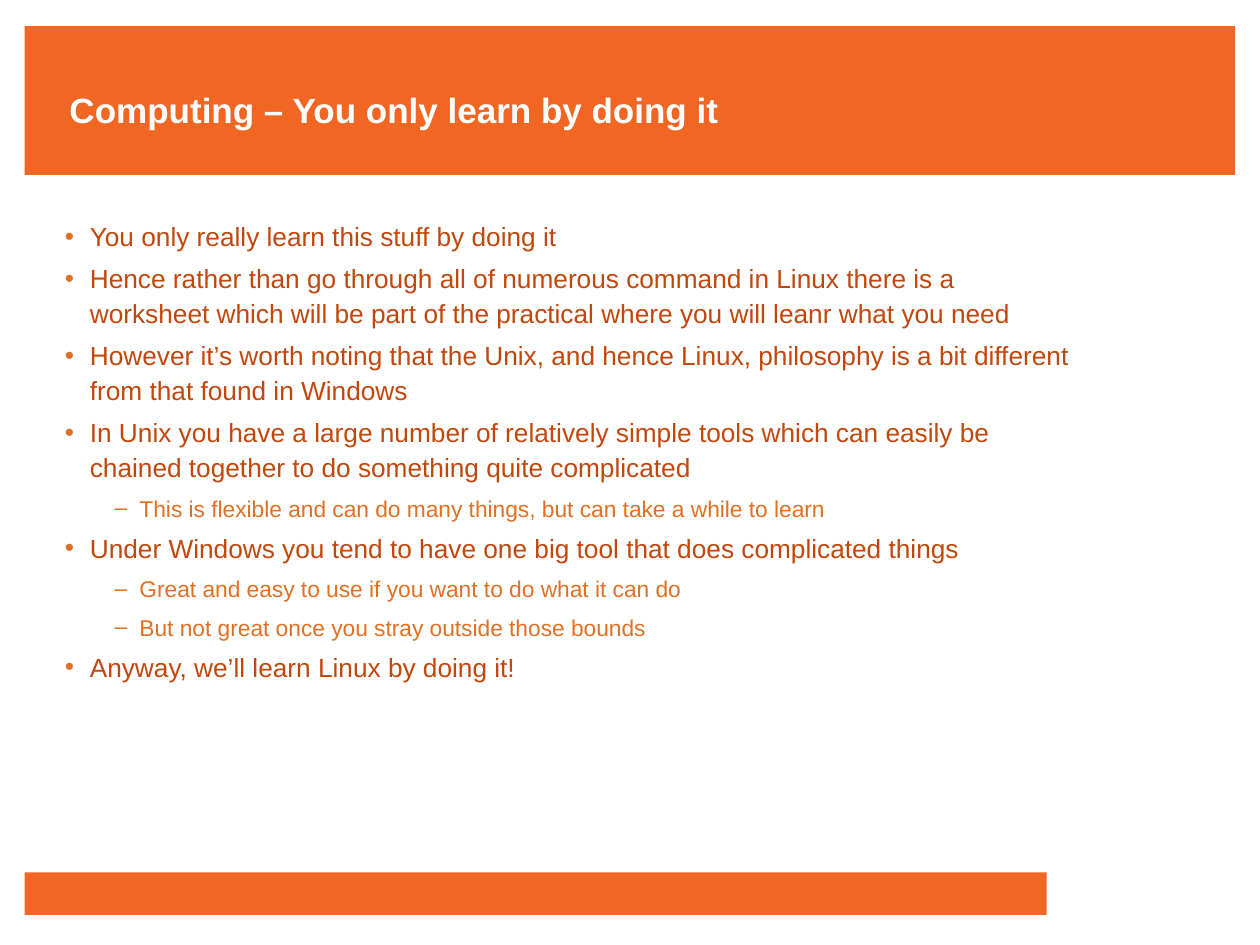
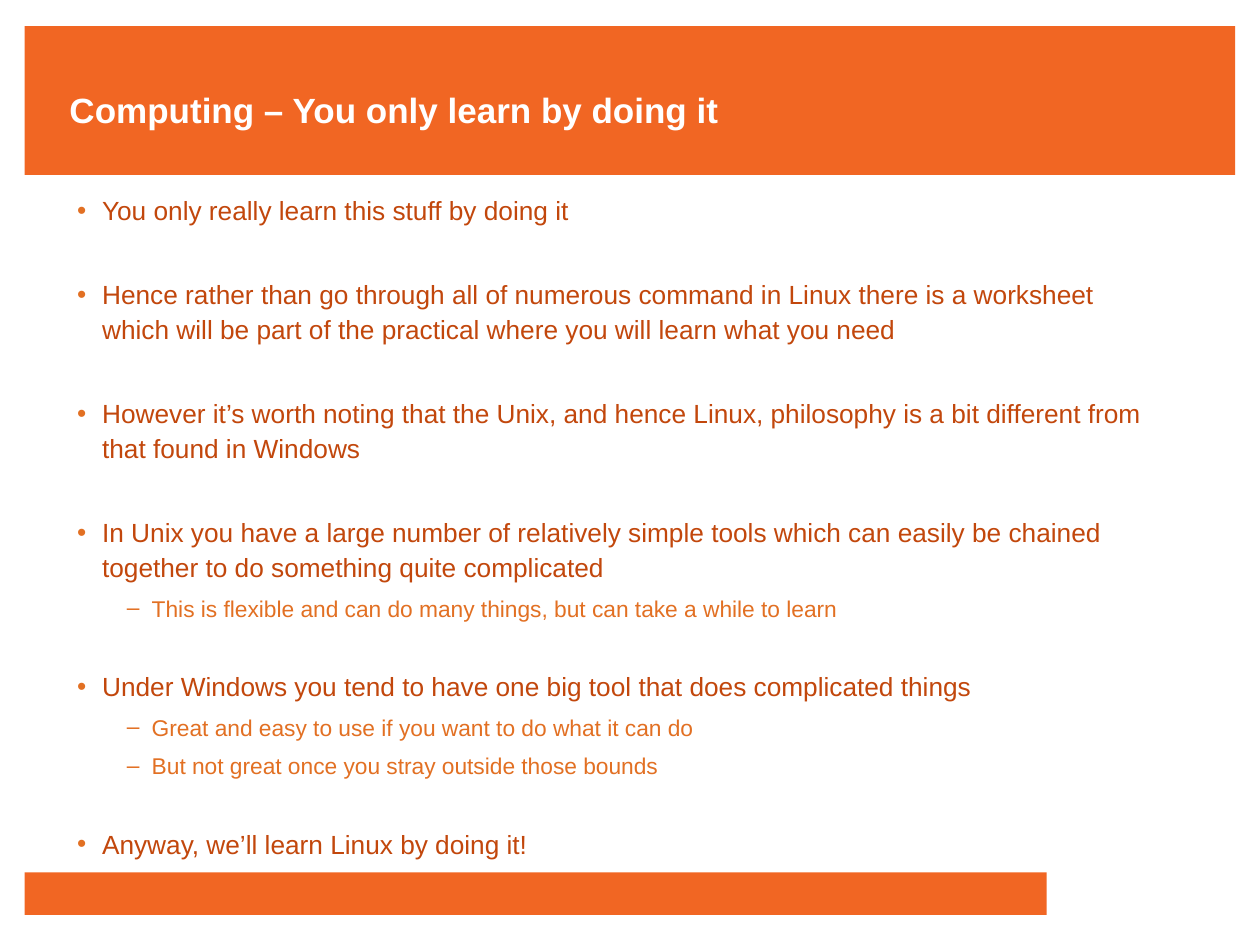
Before and after one commit to francisjudd/CWM-HPC, a slide deck: slide 5 of Lectures/pptx/3_Lecture_three.pptx. Drawn at 1260x945 pixels with LibreOffice and Linux fonts; fonts in the diff are those of the drawing; background and template pictures are left out. Boxes give left, top, right and bottom in pixels: in the first picture for what was removed or moved away, otherwise in the second. Text is boxed around its words. In the diff, an @@ line names an element or a change of style, - is before the commit and + after.

```diff
--- a/Lectures/pptx/3_Lecture_three.pptx
+++ b/Lectures/pptx/3_Lecture_three.pptx
@@ text "You only really learn this ...": place and size @@
-text "You only really learn this ..." at [90, 227, 1068, 683]
+text "You only really learn this ..." at [102, 201, 1140, 779]
@@ text at [102, 285, 1094, 345]: text changed @@
-• Hence rather than go through all of numerous command in Linux there is a worksheet which will be part of the practical where you will leanr what you need
+• Hence rather than go through all of numerous command in Linux there is a worksheet which will be part of the practical where you will learn what you need
```
Also in this commit, not shown: 14 other slides changed, 12 other files.
